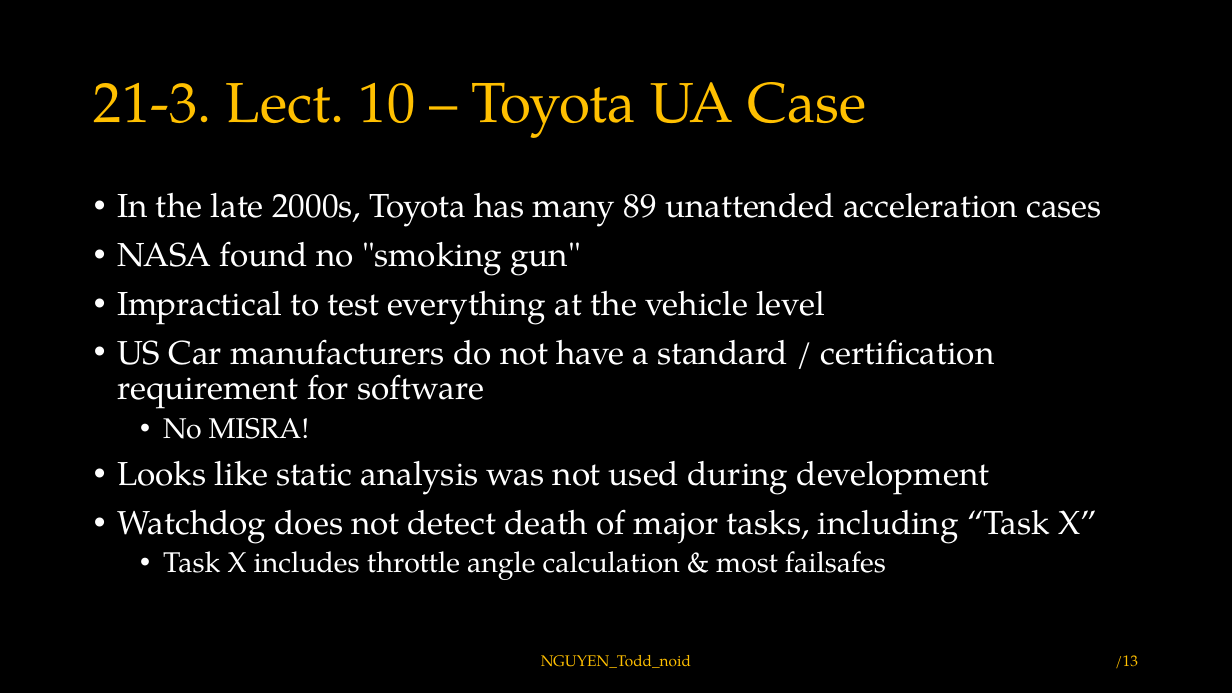
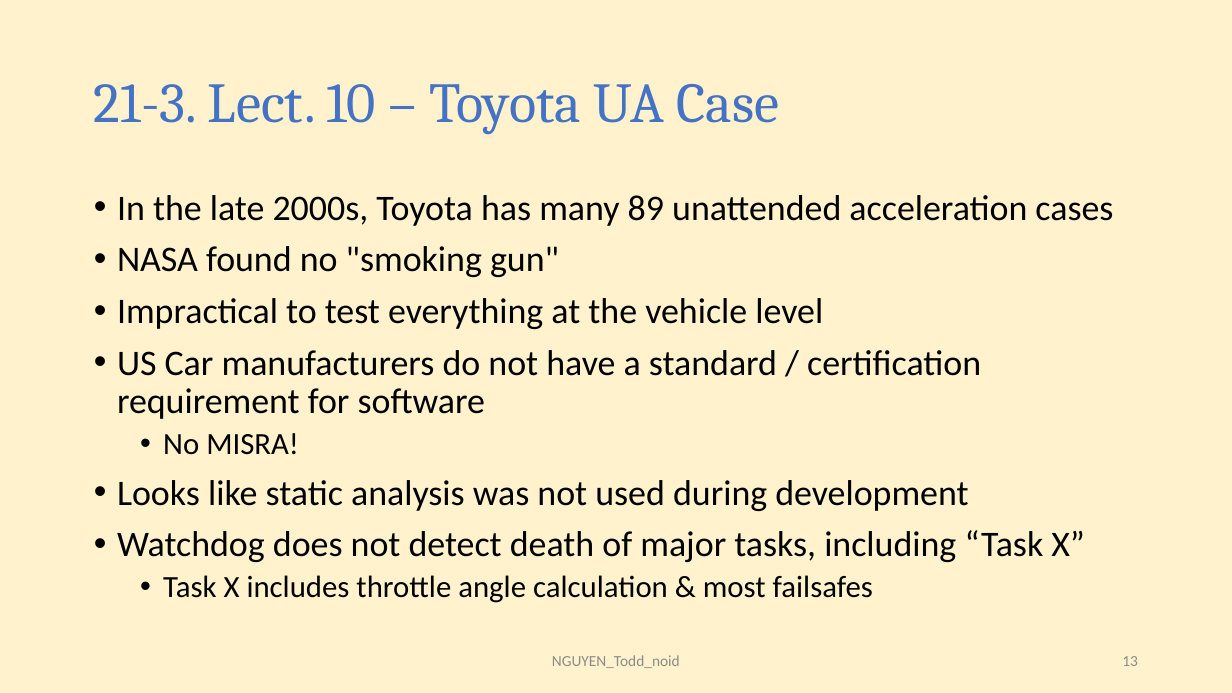
Before and after one commit to toddnguyen-gf/embedded-training, a slide deck: slide 13 of ece-18-642/lec-20-to-24/hw21/HW21_NGUYEN_Todd_noid.pptx. Drawn at 1232x693 pixels with LibreOffice and Linux fonts; fonts in the diff are those of the drawing. Boxes give left, top, right and bottom in pixels: in the first picture for what was removed or moved away, otherwise in the second. Text is boxed around its words. In the diff, an @@ line names an element or a change of style, - is before the commit and + after.

Commit message:
HW21: Finish with Lecture 17 and 18

```diff
--- a/ece-18-642/lec-20-to-24/hw21/HW21_NGUYEN_Todd_noid.pptx
+++ b/ece-18-642/lec-20-to-24/hw21/HW21_NGUYEN_Todd_noid.pptx
@@ background #000000 to #FFF2CC @@
@@ title "21-3. Lect. 10 – Toyota ..." at <box>94,84,779,134</box>: font TeX Gyre Pagella to Cambria, text colour #FFC000 to #4472C4 @@
@@ text "In the late 2000s, Toyota ..." at <box>117,195,1113,603</box>: size 25.9 to 28 pt in "In the late 2000s, Toyota has many ...", "NASA found no "smoking gun"", "Impractical to test everything at the vehicle ...", "US Car manufacturers do not have a ..." and 2 more places; font TeX Gyre Pagella to Calibri, text colour #FFFFFF to #000000; size 22.2 to 24 pt in "No MISRA!", "Task X includes throttle angle calculation & ..." @@
@@ text "NGUYEN_Todd_noid" at <box>552,655,680,668</box>: font TeX Gyre Pagella to Calibri, text colour #FFC000 to #8C8C8C @@
@@ page number at <box>1122,656,1138,666</box>: text changed; font TeX Gyre Pagella to Calibri; text colour #FFC000 to #8C8C8C @@
-/13
+13
```
Also in this commit, not shown: 18 other slides changed, 3 slides added.
